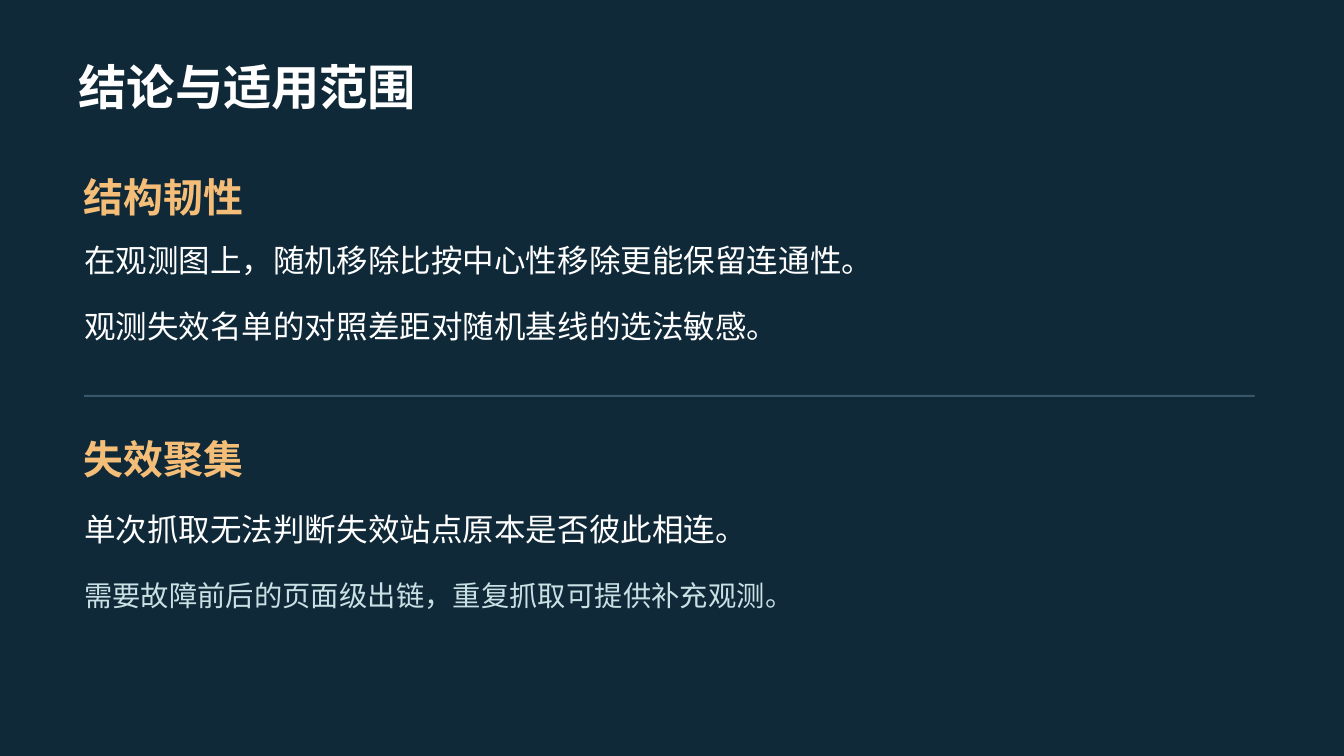
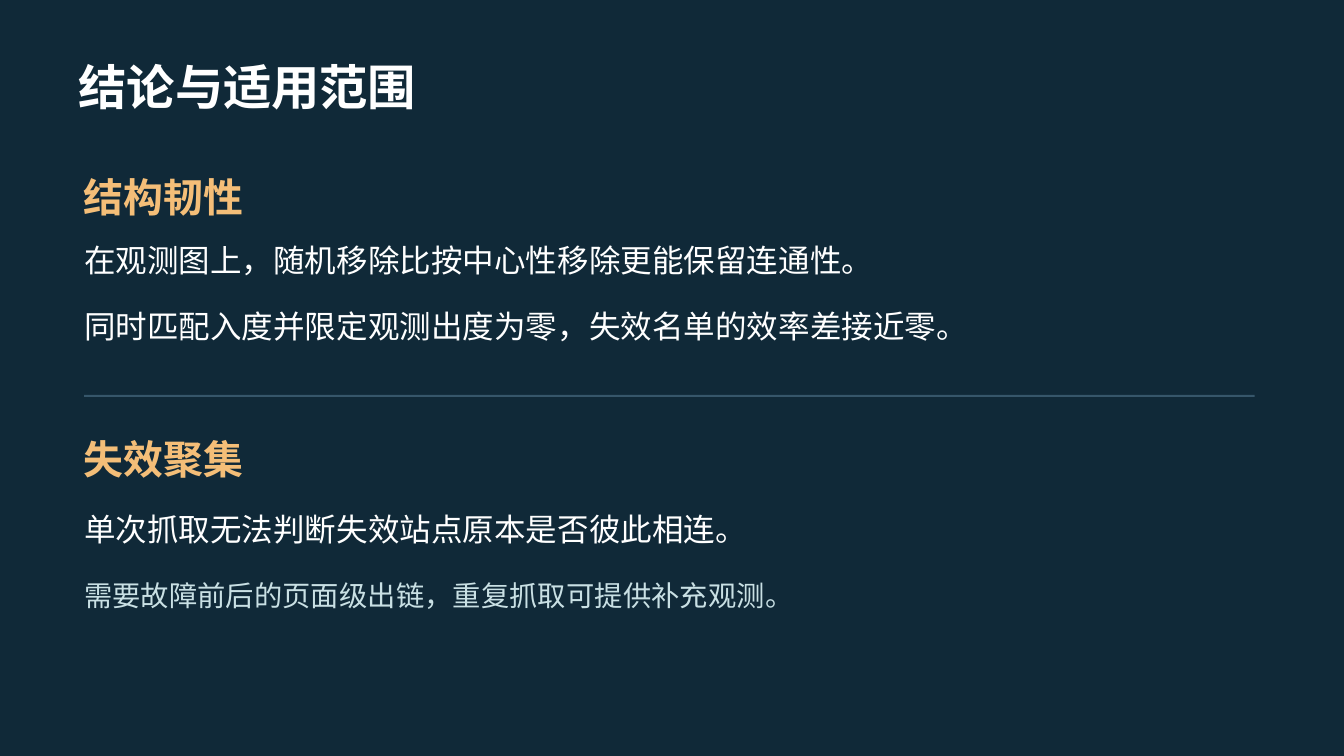
Before and after one commit to ge-shuai/CSA_HW, a slide deck: slide 8 of report/USTC网站群网络分析_课堂汇报.pptx. Drawn at 1344x756 pixels with LibreOffice and Linux fonts; fonts in the diff are those of the drawing. Boxes give left, top, right and bottom in pixels: in the first picture for what was removed or moved away, otherwise in the second. Text is boxed around its words. In the diff, an @@ line names an element or a change of style, - is before the commit and + after.

Commit message:
补充观测出度对照并统一汇报交付

```diff
--- a/report/USTC网站群网络分析_课堂汇报.pptx
+++ b/report/USTC网站群网络分析_课堂汇报.pptx
@@ text at box(84, 311, 968, 341): text changed @@
-观测失效名单的对照差距对随机基线的选法敏感。
+同时匹配入度并限定观测出度为零，失效名单的效率差接近零。
```
Also in this commit, not shown: 1 other slide changed, 1 slide added, 1 slide removed, 20 other files.
